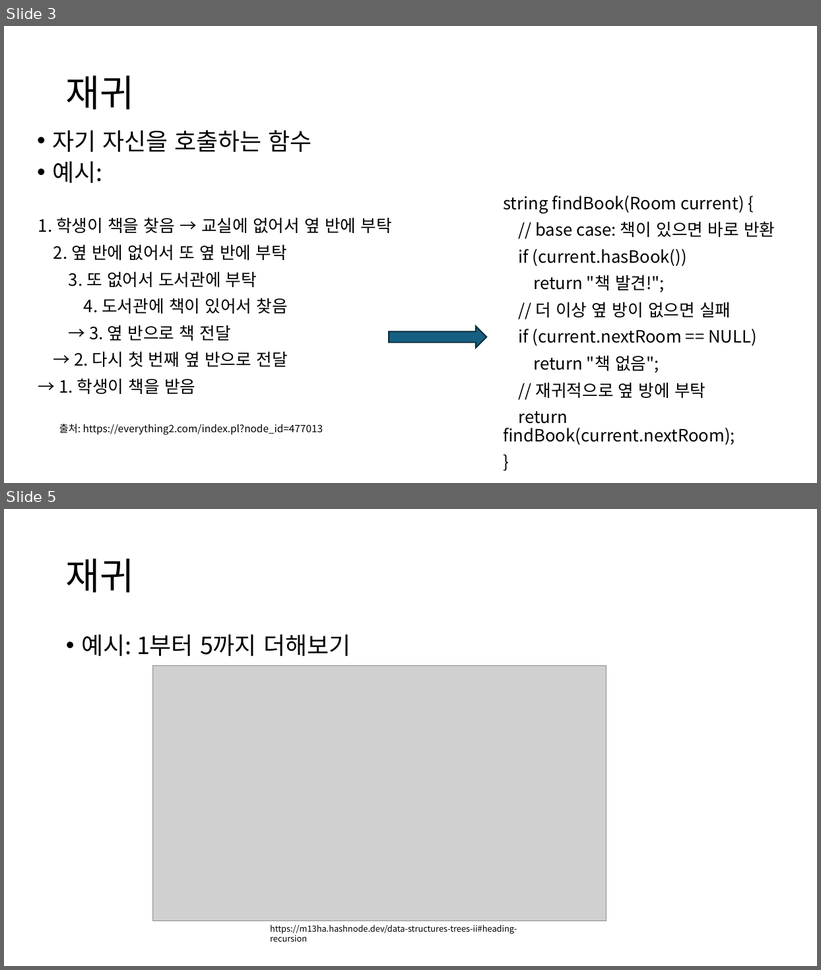
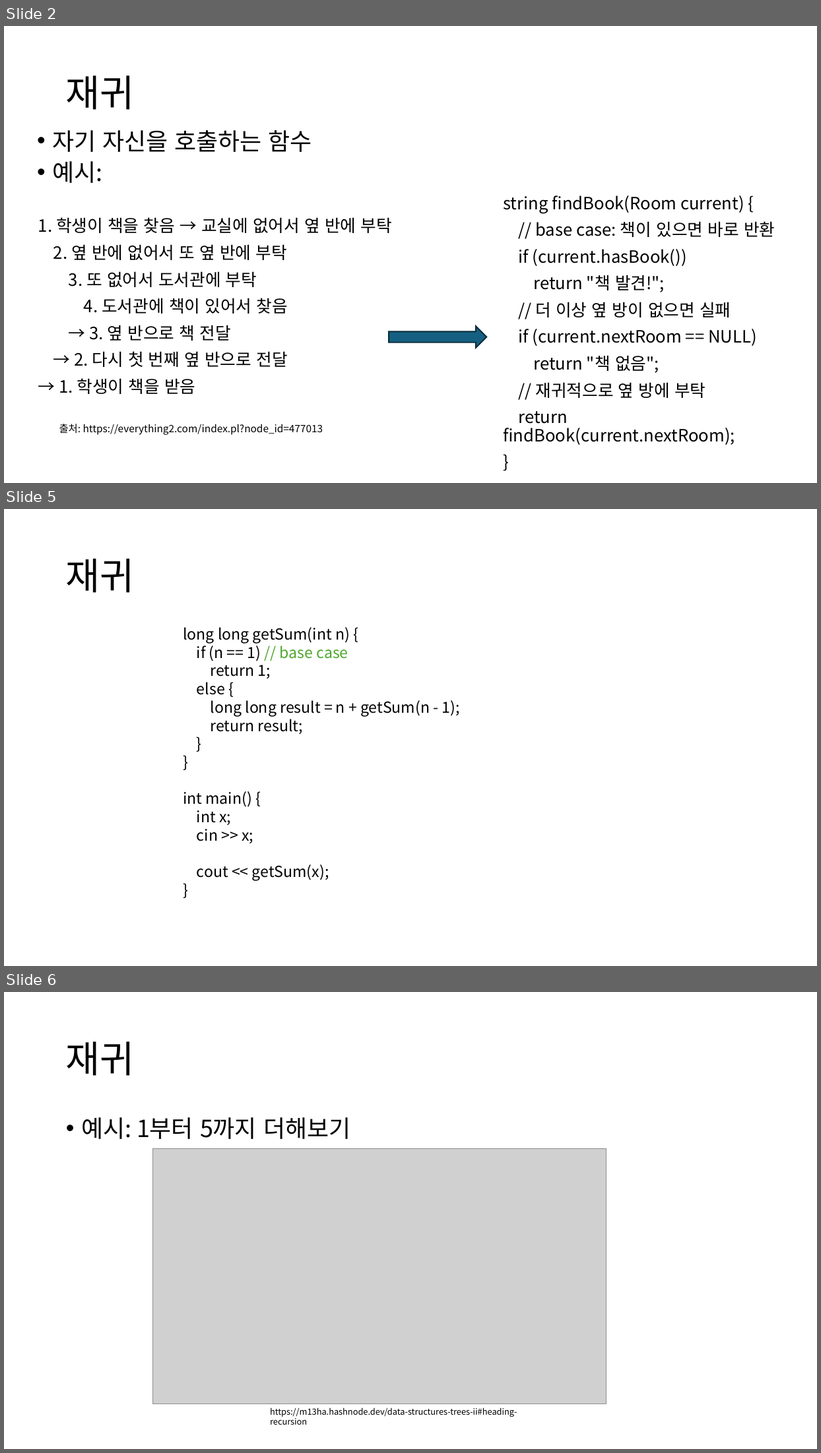
Before and after one commit to Cappucciyes/ICTS-Study-2025-02, a slide deck: 자구&알고 스터디 2주차.pptx. Shown one above the other, each under a label of ours: slides 3 and 5 before the commit, slides 2, 5 and 6 after it; the slides between them are not shown. The pictures are 821x970 and 821x1453 pixels, drawn with LibreOffice and Linux fonts; fonts in the diff are those of the drawing; grey boxes stand for pictures. Boxes give left, top, right and bottom in pixels: in the first picture for what was removed or moved away, otherwise in the second. Text is boxed around its words. In the diff, an @@ line names an element or a change of style, - is before the commit and + after.

```diff
--- a/자구&알고 스터디 2주차.pptx
+++ b/자구&알고 스터디 2주차.pptx
@@ slide 5 added at bbox=[4, 509, 817, 966], background #FFFFFF @@
@@ title added at bbox=[66, 559, 135, 593], 44 pt, text #000000 @@
+재귀
@@ text added at bbox=[183, 627, 460, 881], 18 pt, text #000000 @@
+long long getSum(int n) {
+if (n == 1) // base case
+return 1;
+else {
+long long result = n + getSum(n - 1);
+return result;
+}
+}
+int main() {
+int x;
+cin >> x;
+cout << getSum(x);
+}
@@ what was slide 3 is now slide 2 @@
@@ what was slide 5 is now slide 6 @@
```
Also in this commit, not shown: 5 slides changed, 5 other slides added, 1 slide removed, 4 other files.
